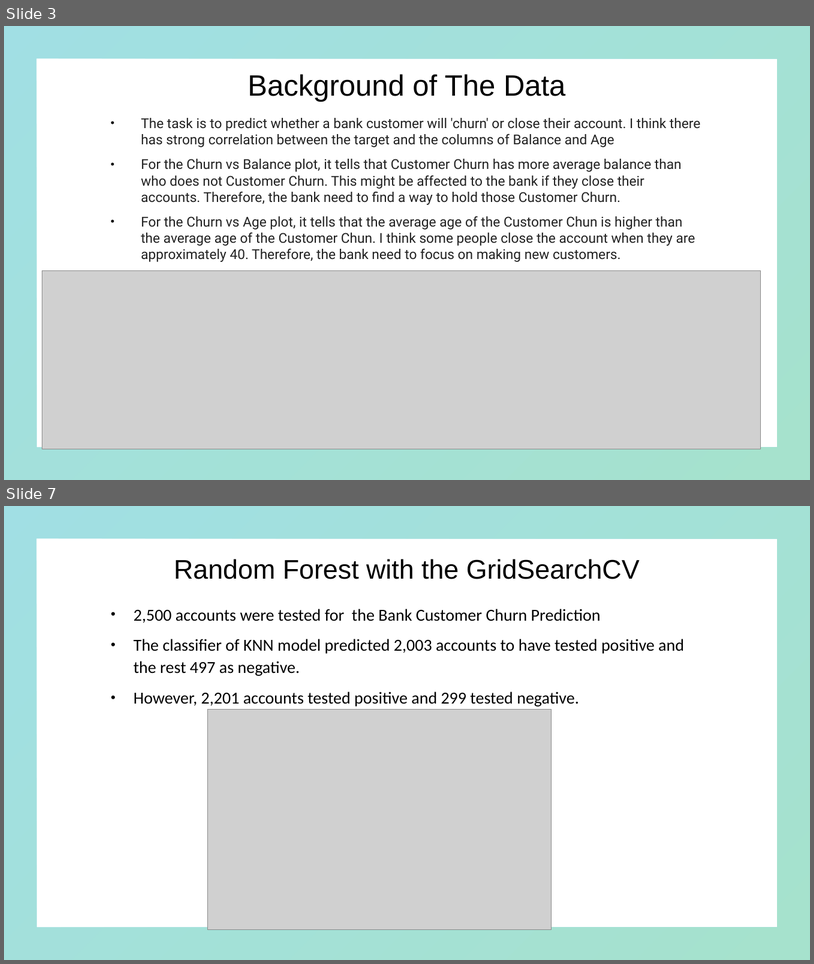
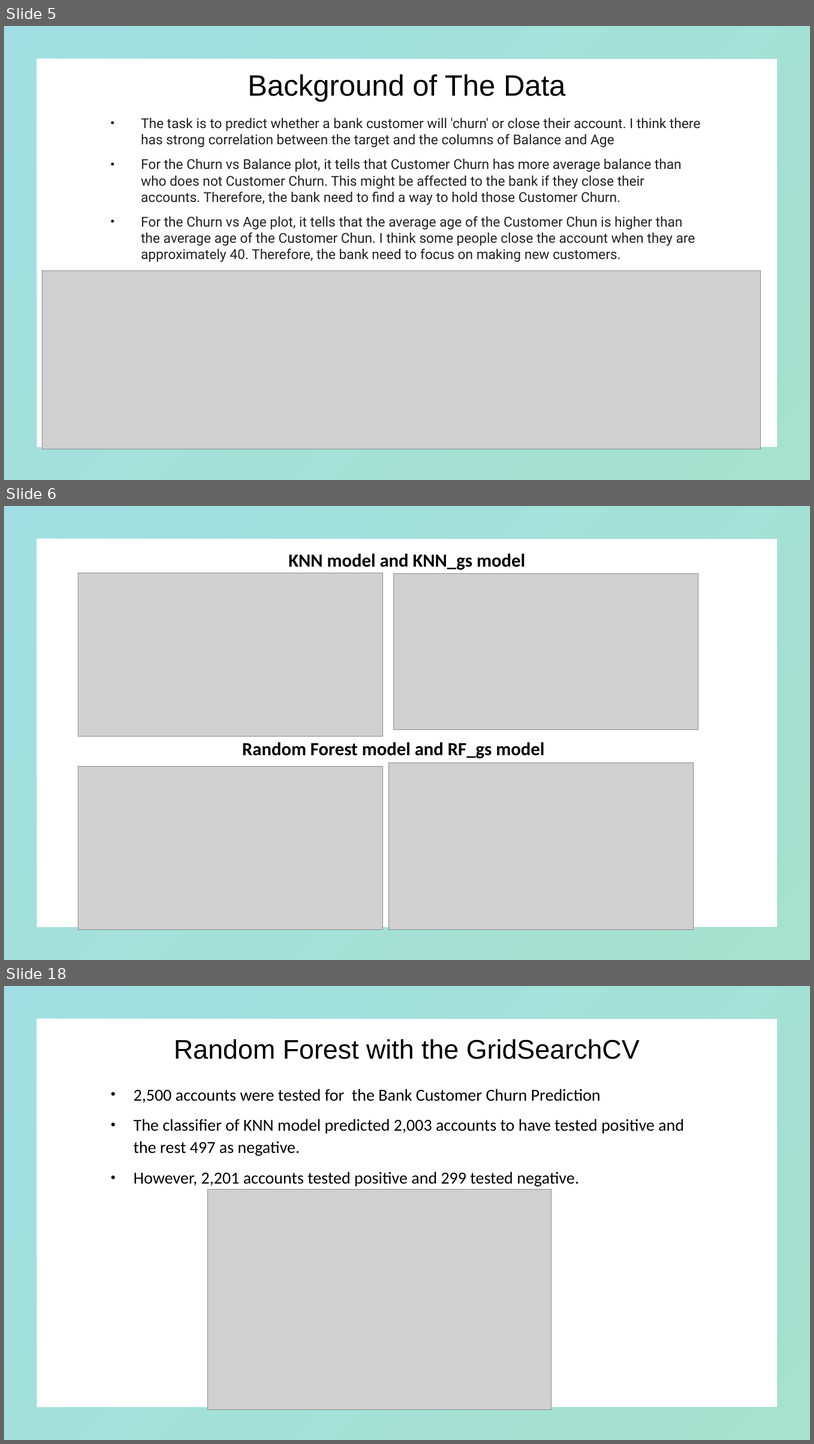
Before and after one commit to youngjin1106/project-2, a slide deck: Project 2 presentation .pptx. Shown one above the other, each under a label of ours: slides 3 and 7 before the commit, slides 5, 6 and 18 after it; the slides between them are not shown. The pictures are 814x964 and 814x1444 pixels, drawn with LibreOffice and Linux fonts; fonts in the diff are those of the drawing; grey boxes stand for pictures; background and template pictures are left out. Boxes give left, top, right and bottom in pixels: in the first picture for what was removed or moved away, otherwise in the second. Text is boxed around its words. In the diff, an @@ line names an element or a change of style, - is before the commit and + after.

```diff
--- a/Project 2 presentation .pptx
+++ b/Project 2 presentation .pptx
@@ slide 6 added at <box>4,506,810,960</box>, background picture (left out); not listed: 1 template element that a slide beside it also shows @@
@@ subtitle added at <box>288,553,525,570</box>, 22 pt, text #000000, bold @@
+KNN model and KNN_gs model
@@ picture added at <box>78,573,383,736</box> @@
@@ picture added at <box>394,574,699,730</box> @@
@@ text added at <box>242,742,545,759</box>, 22 pt, text #000000, bold @@
+Random Forest model and RF_gs model
@@ picture added at <box>78,767,383,930</box> @@
@@ picture added at <box>389,762,693,930</box> @@
@@ what was slide 3 is now slide 5 @@
@@ what was slide 7 is now slide 18 @@
```
Also in this commit, not shown: 2 slides changed, 12 other slides added.
